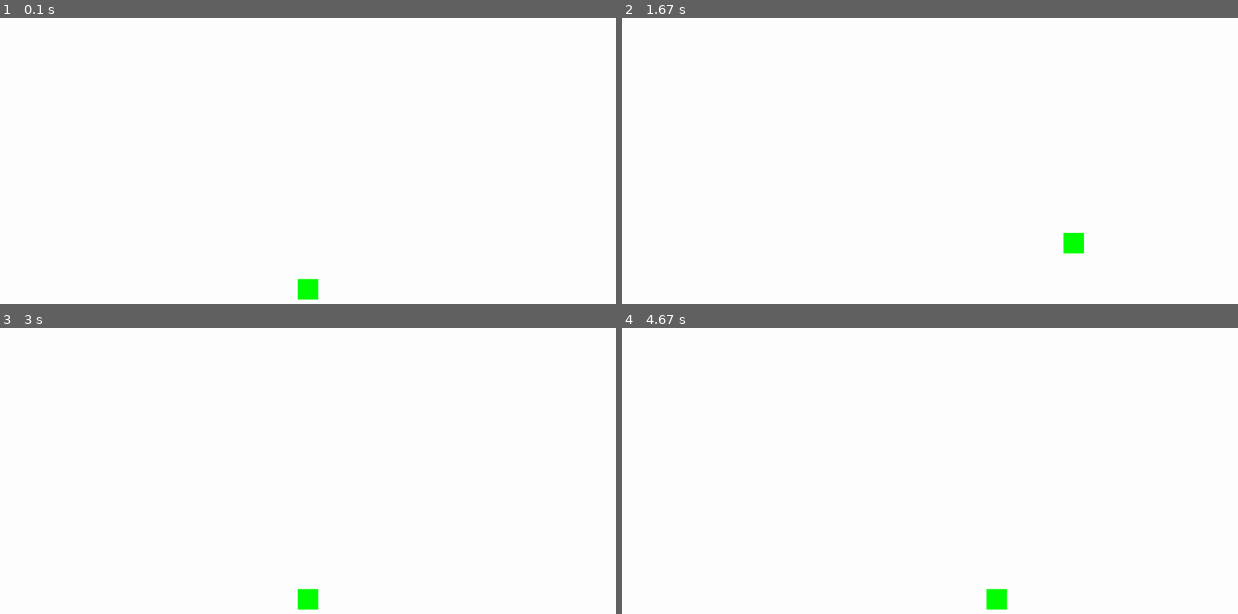
Above: before the commit, frames 1-4 (two rows, left to right).
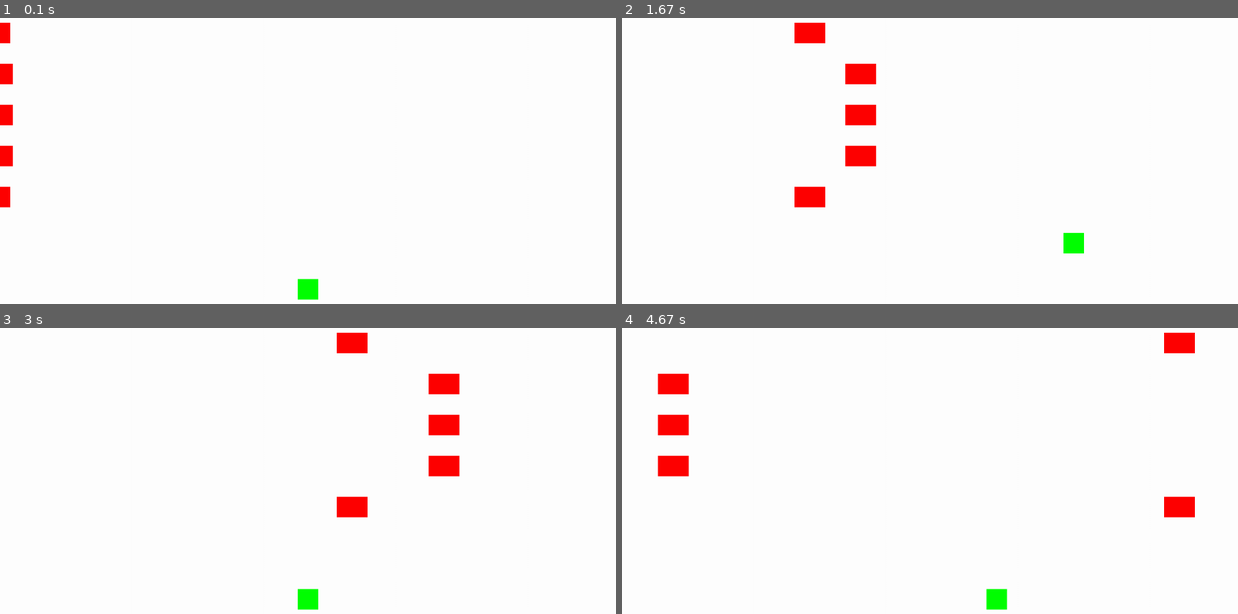
Above: after the commit, the same moments.

Repository: decov12/pygameandreeduardorafel
Game: pygame game, started from main.py
Two runs of this game, one before a commit and one after it. Both use one fixed random seed, a clock stepped at 60 frames per second and the inputs below.
Inputs:
- Up to frame 1 (0.1 s): no input
- Up to frame 2 (1.67 s): hold Right 0.33-0.8 s; hold Up 0.83-1.13 s; hold Right 1.17-1.63 s
- Up to frame 3 (3 s): hold Left 1.67-2.2 s; hold Down 2.23-2.53 s; hold Left 2.57-2.97 s
- Up to frame 4 (4.67 s): hold Up 3-3.37 s; hold Right 3.4-4.03 s; hold Down 4.07-4.43 s; hold Left from 4.47 s (still down)

The runs differ from the first frame. In frame 1, 0.7% of the frame differs, in the area x 0-3%, y 1-67%; in frame 2, 1.9%; in frame 3, 1.9%; in frame 4, 1.9%, in the area x 5-93%, y 1-67%.

Commit message:
implementacao dos carros

Diff:
--- a/main.py
+++ b/main.py
@@ -1,8 +1,9 @@
 import pygame
+import random
 from config import WIDTH, HEIGHT, WHITE, FPS
 
 # Iniciar pygame
-pygame.init
+pygame.init()
 window = pygame.display.set_mode((WIDTH, HEIGHT))
 pygame.display.set_caption("Crossy Road")
 clock = pygame.time.Clock()
@@ -38,10 +39,46 @@
         if self.rect.bottom > HEIGHT:
             self.rect.bottom = HEIGHT
 
+# classe carro:
+class Carro(pygame.sprite.Sprite):
+    def __init__(self, y, velocidade):
+        super().__init__()
+        self.image = pygame.Surface((60, 40))
+        self.image.fill((255, 0, 0))
+        self.rect = self.image.get_rect()
+        self.rect.y = y
+        self.velocidade = velocidade
+
+        if self.velocidade > 0:
+            self.rect.x = -self.rect.width
+        else:
+            self.rect.x = WIDTH
+
+    def update(self):
+        self.rect.x += self.velocidade
+
+        # Se o carro saiu da tela, reposiciona
+        if self.velocidade > 0 and self.rect.left > WIDTH:
+            self.rect.right = 0
+        elif self.velocidade < 0 and self.rect.right < 0:
+            self.rect.left = WIDTH
+
 # Criação de objetos
 player = Player()
 all_sprites = pygame.sprite.Group()
 all_sprites.add(player)
+
+# Criacao carros:
+
+carros = pygame.sprite.Group()
+
+# Criar 5 carros em faixas diferentes
+for i in range(5):
+    y = 100 + i * 80
+    velocidade = random.choice([3, 4, 5])
+    carro = Carro(y, velocidade)
+    all_sprites.add(carro)
+    carros.add(carro)
 
 # Loop principal do pygame:
 
@@ -58,6 +95,7 @@
 
     keys = pygame.key.get_pressed()
     player.update(keys)
+    carros.update()
 
     # Desenhos
     window.fill(WHITE)
